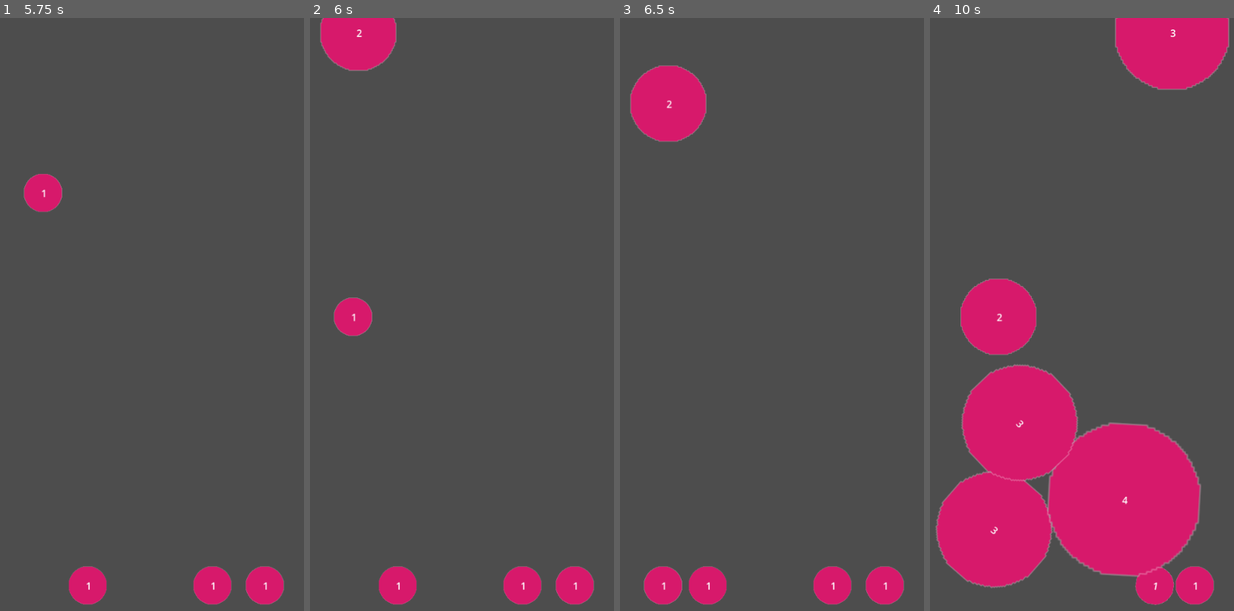
Above: before the commit, frames 1-4 (left to right).
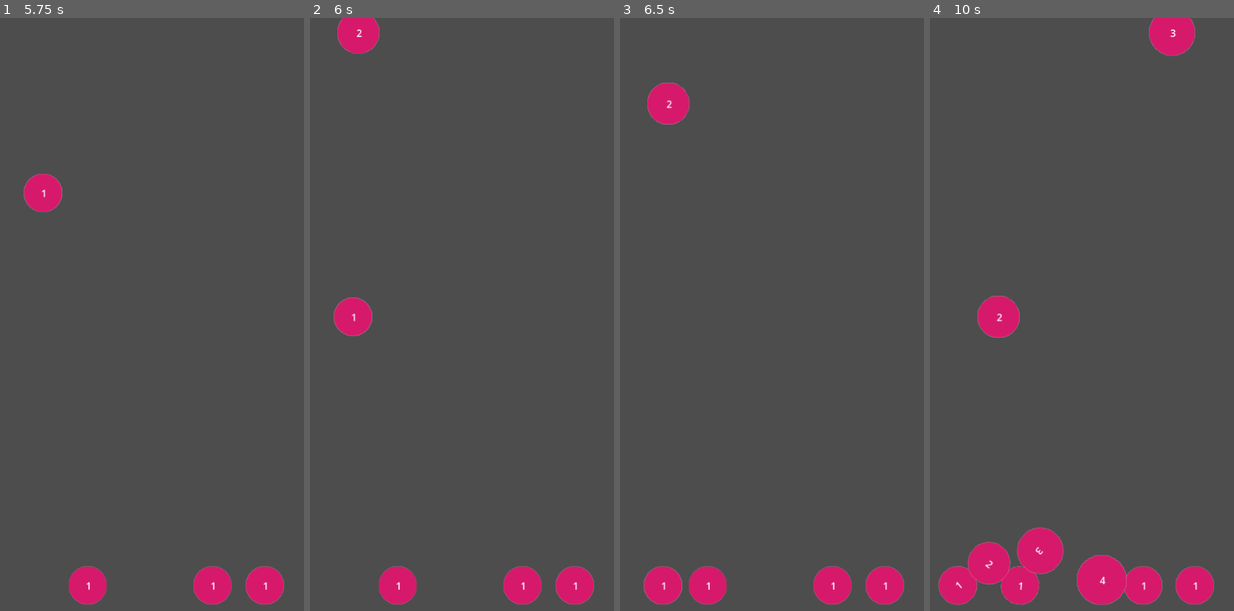
Above: after the commit, the same moments.

Repository: jchuong/suika-godot
Game: Godot game, scene res://scenes/main.tscn
The game is run twice, just before and just after one commit, with the same random seed, the same clock (stepped at 60 frames per second) and the same inputs.
Inputs:
- Up to frame 1 (5.75 s): tap Enter at 0.5 s; tap Space at 1.25 s
- Up to frame 2 (6 s): no input
- Up to frame 3 (6.5 s): no input
- Up to frame 4 (10 s): no input

Frame 1 is identical in both runs. In frame 2, 1.3% of the frame differs, in the area x 3-29%, y 0-9%; in frame 3, 1.9%; in frame 4, 28%, in the area x 1-99%, y 0-99%.

Commit message:
Scale fruits down
Added group check instead of RigidBody
Scaled fruit sizes down to be less comical

Diff:
--- a/scenes/fruit/fruit.gd
+++ b/scenes/fruit/fruit.gd
@@ -4,17 +4,13 @@
 	set(value):
 		size = value
 		$Label.text = str(value)
-		$CollisionShape2D.scale = Vector2(size, size)
-		$Sprite2D.scale = Vector2(size, size)
-
-
-func _setMask():
-	for i in 9:
-		set_collision_layer_value(i + 1, i == size)
-		set_collision_mask_value(i + 1, i == size)
+		var scale = Vector2(1 + (size - 1) * 0.1, 1 + (size - 1) * 0.1)
+		$CollisionShape2D.scale = scale
+		$Sprite2D.scale = scale
 
 
 func _ready():
+	add_to_group('fruits')
 	show()
 
 
@@ -31,7 +27,7 @@
 
 
 func _on_body_entered(body):
-	if (body is RigidBody2D && body.size == size):
+	if (body.is_in_group('fruits') && body.size == size):
 		var newSize = size + 1
 		newSize = clamp(newSize, 1, 6)
 		size = newSize
